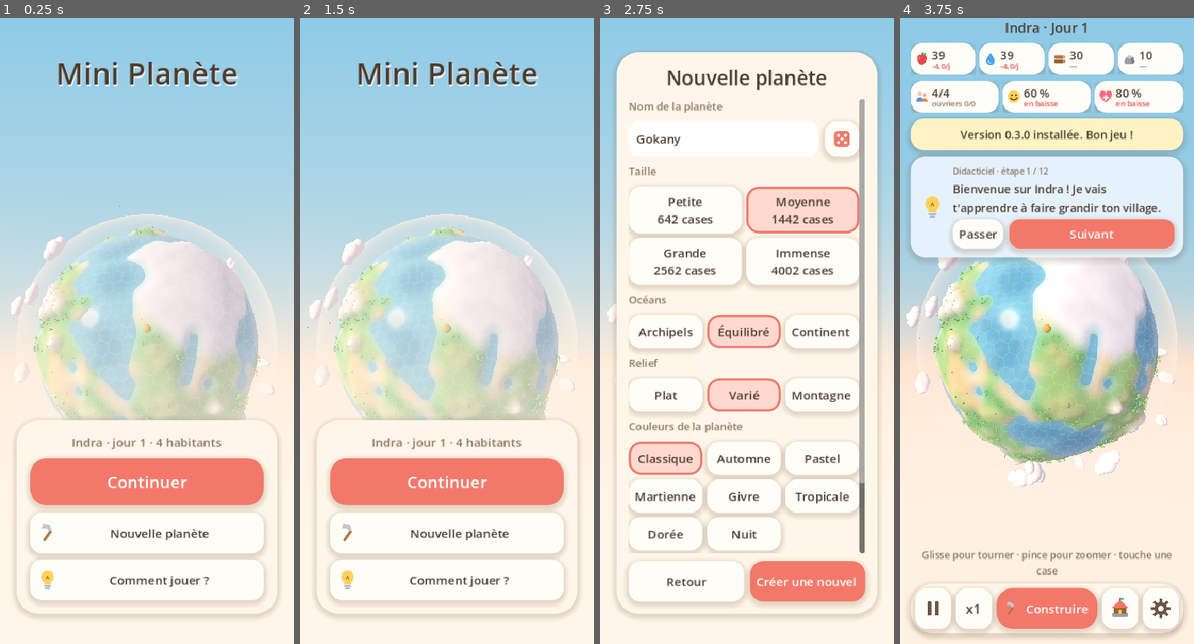
Above: before the commit, frames 1-4 (left to right).
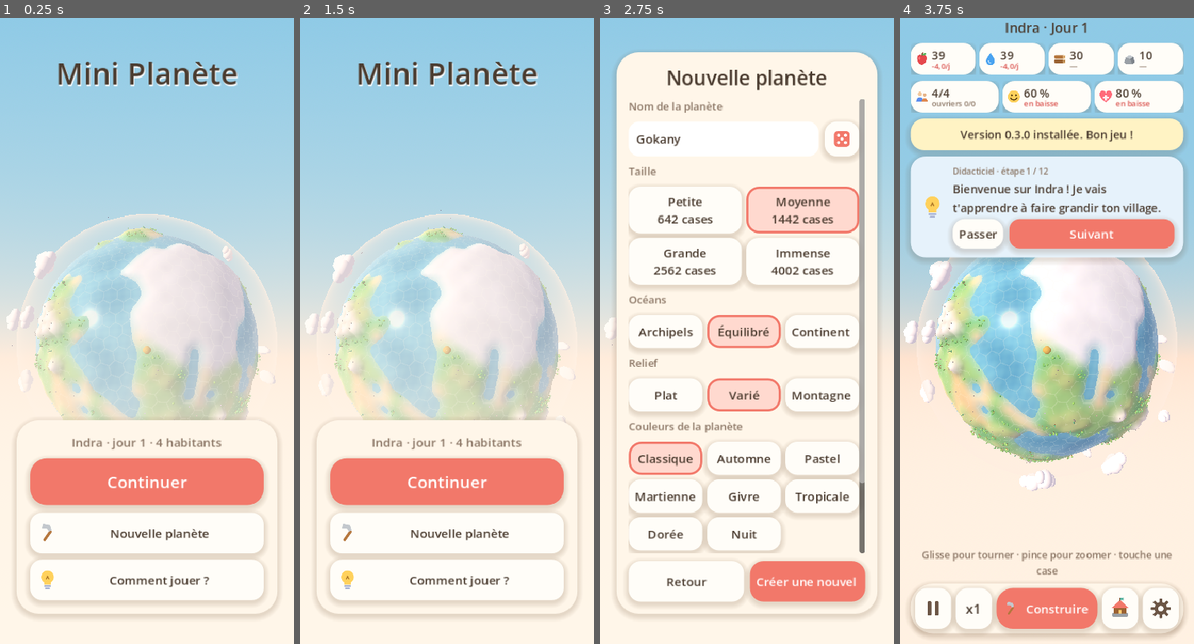
Above: after the commit, the same moments.

Repository: arthurlarguinat2-max/Github
Game: Godot game, scene res://scenes/main.tscn
The game is run twice, just before and just after one commit, with the same random seed, the same clock (stepped at 60 frames per second) and the same inputs.
Inputs (mouse positions are in pixels of both pictures, inside the frame that each line leads up to):
- Up to frame 1 (0.25 s): no input
- Up to frame 2 (1.5 s): click "Nouvelle planète" at 0.5 s; click (444, 600) at 1.27 s; type "Alex" at 1.35 s
- Up to frame 3 (2.75 s): click "Nouvelle planète" at 2 s
- Up to frame 4 (3.75 s): click (1044, 600) at 2.77 s; type "Alex" at 2.85 s; click "Comment jouer ?" at 3.5 s

The runs differ from the first frame. In frame 1, 5.3% of the frame differs, in the area x 2-94%, y 30-65%; in frame 2, 5.4%; in frame 3, less than 0.1%; in frame 4, 11%, in the area x 1-94%, y 38-76%.

Commit message:
Center the village in the tilted close-up; fix demo village in screenshots
Co-Authored-By: Claude Opus 5.5 <noreply@anthropic.com>
Claude-Session: https://claude.ai/code/session_014RsryDL5SK8iQUYYVc6rvQ

Diff:
--- a/scripts/dev/screenshot_runner.gd
+++ b/scripts/dev/screenshot_runner.gd
@@ -70,7 +70,8 @@
 	eco._rebuild_caches()
 	for id in ["hut", "well", "gatherer", "woodcutter", "field", "bakery", "hut", "campfire"]:
 		for i in GameState.sim.planet.cell_count():
-			if eco.can_build(i, id) == "" or eco.can_build(i, id) == eco.ERR_BUILDERS:
+			var reason: String = eco.can_build(i, id)
+			if reason == "" or reason == "BUILD_ERR_BUILDERS":
 				GameState.sim.planet.buildings[i] = id
 				eco._rebuild_caches()
 				break
--- a/scripts/render/planet_view.gd
+++ b/scripts/render/planet_view.gd
@@ -211,7 +211,7 @@
 	var t := clampf((_zoom - _zoom_min) / (ZOOM_MAX - _zoom_min), 0.0, 1.0)
 	var close := pow(1.0 - t, 1.5)
 	var target := Vector3(0.0, 0.25 * t, 0.0).lerp(Vector3(0.0, 0.0, 1.0), 1.0 - t)
-	var tilt := deg_to_rad(55.0) * close
+	var tilt := deg_to_rad(48.0) * close
 	var distance := lerpf(_zoom - 1.0, _zoom, t)
 	camera.position = target + Vector3(0.0, -sin(tilt), cos(tilt)) * distance
 	camera.look_at(target, Vector3.UP)
@@ -223,7 +223,7 @@
 func focus_cell(cell: int) -> void:
 	if cell < 0:
 		return
-	var target := Vector3(0.0, 0.05, 1.0).normalized()
+	var target := Vector3(0.0, -0.08, 1.0).normalized()
 	basis = Basis(Quaternion(planet.grid.centers[cell], target))
 	_angular_velocity = Vector2.ZERO
 
